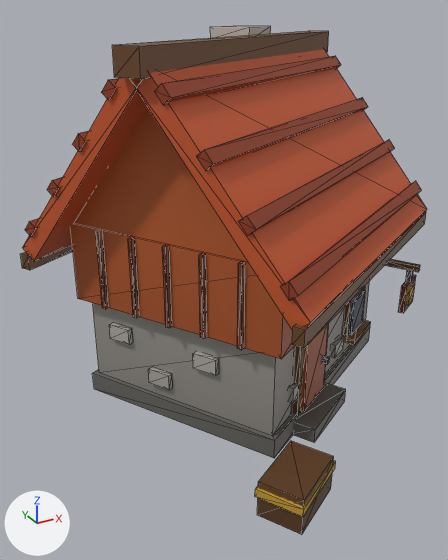
What one commit did to the glTF model art/models/building_18.glb.
Both versions are drawn from a camera (50 mm lens) standing at (-0.64, -1.082, 0.763) and looking at (-0.073, -0.052, 0.248). The lights are fixed; the arrows at lower left show +X, +Y and +Z. The older version comes first. Mesh edges are drawn as thin lines. Vertices at exactly the same position are counted once.

In view in the first picture: 'building_18'.
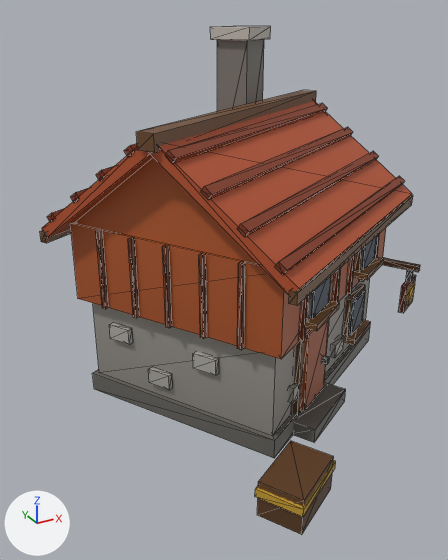
Changed parts and their boxes (x1, y1, x2, y2) in the pictures (448 x 560 px; the box of a moved part takes in the faces that stretch with it):
'building_18', reshaped (7% narrower)
    before: (20, 26, 427, 535)
    after: (40, 26, 420, 535)
part 1 of me_building_18, moved or reshaped
    before: (20, 31, 426, 348)
    after: (40, 90, 413, 306)
part 2 of me_building_18, recoloured
    before: (29, 49, 427, 323)
    after: (48, 101, 412, 288)

What the commit changed:
me_building_18 is used by ob_building_18; location (0.0, 0.0, 0.0).
me_building_18 had 454 vertices, 680 faces and spanned x -0.444..0.444, y -0.499..0.43, z 0.0..0.725.
me_building_18 now has 454 vertices, 680 faces and spans x -0.404..0.442, y -0.499..0.391, z 0.0..0.725.
me_building_18 part 1: 106 of 454 vertices moved; they spanned x -0.444..0.444, y -0.43..0.43, z 0.297..0.712 and now span x -0.404..0.404, y -0.391..0.391, z 0.347..0.583; mean shift (0.0, 0.0, -0.034); largest move (-0.316, -0.153, 0.712) -> (-0.282, -0.142, 0.583).
me_building_18 part 2: 88 kept faces spanning x -0.4..0.4, y -0.388..0.388, z 0.356..0.57 get new vertex colours; the middle colour goes from brown #923d1d to brown #85391c.
